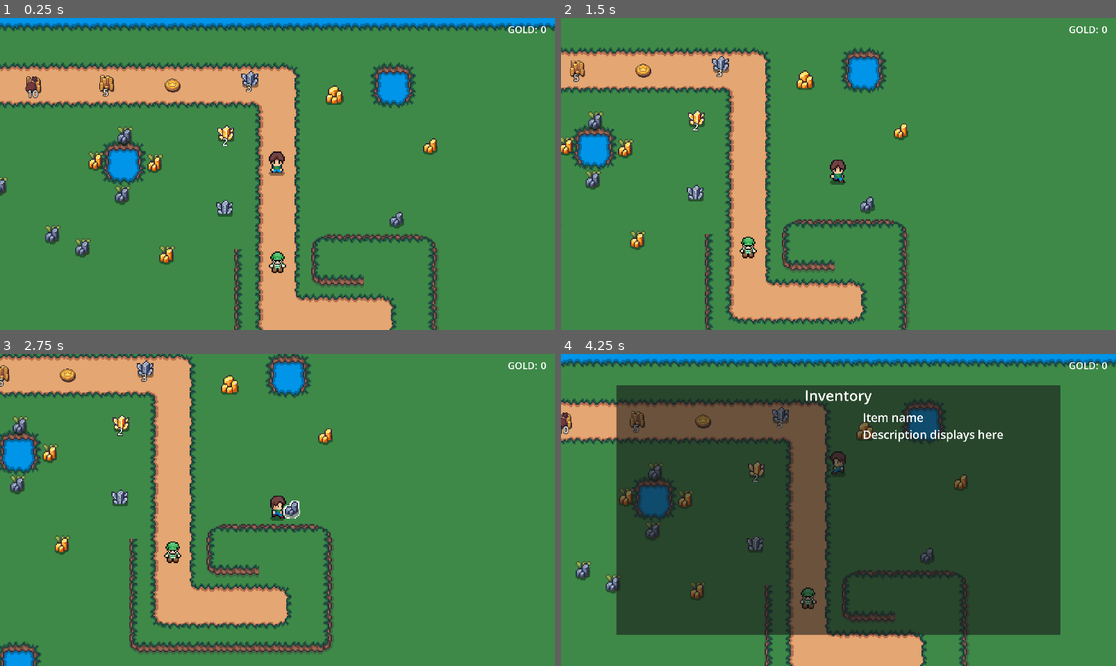
Above: before the commit, frames 1-4 (two rows, left to right).
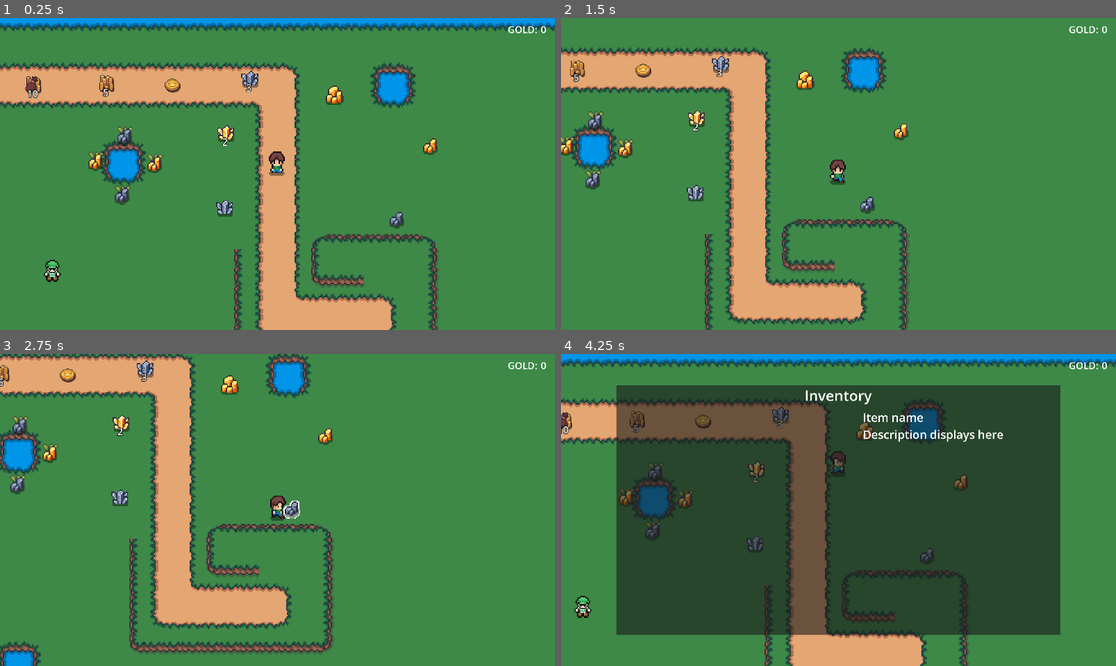
Above: after the commit, the same moments.

Repository: esasiela/hc-adventure-game
Game: Godot game, scene res://scenes/main.tscn
Same seed, same stepped clock (60 frames per second), same inputs: the game is played once before the commit and once after it.
Inputs:
- Up to frame 1 (0.25 s): no input
- Up to frame 2 (1.5 s): tap Enter at 0.5 s; hold Right (right) 0.53-1.28 s; hold E (interact) 0.53-1.28 s; hold Down (down) from 1.28 s (still down); tap E (interact) at 1.35 s
- Up to frame 3 (2.75 s): release Down (down) at 2.03 s; hold Right (right) from 2.03 s (still down); hold E (interact) from 2.03 s (still down)
- Up to frame 4 (4.25 s): release Right (right) at 2.78 s; release E (interact) at 2.78 s; hold Up (up) 2.78-3.53 s; tap E (interact) at 2.85 s; hold Left (left) from 3.53 s (still down); hold E (interact) from 3.53 s (still down); tap I (inventory_toggle) at 4.15 s

The runs differ from the first frame. In frame 1, 0.8% of the frame differs, in the area x 0-52%, y 51-85%; in frame 2, 0.3%; in frame 3, 0.3%; in frame 4, 0.7%.

Commit message:
Add dialogue ui

Diff:
--- /dev/null
+++ b/dialogue/dialogue.gd
@@ -0,0 +1,5 @@
+class_name Dialogue
+extends Resource
+
+@export var lines: Array[DialogueLine] = []
+@export var choices: Array[DialogueChoice] = []
--- /dev/null
+++ b/dialogue/dialogue_choice.gd
@@ -0,0 +1,6 @@
+class_name DialogueChoice
+extends Resource
+
+
+@export var text: String = ""
+@export var action: String = "close"
--- /dev/null
+++ b/dialogue/dialogue_line.gd
@@ -0,0 +1,6 @@
+class_name DialogueLine
+extends Resource
+
+
+@export var speaker: String = ""
+@export_multiline var text: String = ""
--- /dev/null
+++ b/dialogue/villager_greeting.tres
@@ -0,0 +1,29 @@
+[gd_resource type="Resource" script_class="Dialogue" format=3 uid="uid://dmmfjgihqcro2"]
+
+[ext_resource type="Script" uid="uid://bcq7s40seq3ik" path="res://dialogue/dialogue_choice.gd" id="1_h40yd"]
+[ext_resource type="Script" uid="uid://baauah4044ivb" path="res://dialogue/dialogue_line.gd" id="2_65jxs"]
+[ext_resource type="Script" uid="uid://duy33n3rk3o2f" path="res://dialogue/dialogue.gd" id="3_ag6kv"]
+
+[sub_resource type="Resource" id="Resource_ag6kv"]
+script = ExtResource("1_h40yd")
+text = "Goodbye"
+metadata/_custom_type_script = "uid://bcq7s40seq3ik"
+
+[sub_resource type="Resource" id="Resource_h40yd"]
+script = ExtResource("2_65jxs")
+speaker = "Villager"
+text = "Oh, hello there! Lovely day, isn't it?
+this is a very long line that i'm gonna keep typing and typing and it will fill enough to wrap."
+metadata/_custom_type_script = "uid://baauah4044ivb"
+
+[sub_resource type="Resource" id="Resource_65jxs"]
+script = ExtResource("2_65jxs")
+speaker = "Villager"
+text = "I haven't seen you around these parts before."
+metadata/_custom_type_script = "uid://baauah4044ivb"
+
+[resource]
+script = ExtResource("3_ag6kv")
+lines = Array[ExtResource("2_65jxs")]([SubResource("Resource_h40yd"), SubResource("Resource_65jxs")])
+choices = Array[ExtResource("1_h40yd")]([SubResource("Resource_ag6kv")])
+metadata/_custom_type_script = "uid://duy33n3rk3o2f"
--- a/project.godot
+++ b/project.godot
@@ -28,9 +28,24 @@
 
 player=""
 zone=""
+dialogue_ui=""
 
 [input]
 
+ui_accept={
+"deadzone": 0.5,
+"events": [Object(InputEventKey,"resource_local_to_scene":false,"resource_name":"","device":0,"window_id":0,"alt_pressed":false,"shift_pressed":false,"ctrl_pressed":false,"meta_pressed":false,"pressed":false,"keycode":4194309,"physical_keycode":0,"key_label":0,"unicode":0,"location":0,"echo":false,"script":null)
+, Object(InputEventKey,"resource_local_to_scene":false,"resource_name":"","device":0,"window_id":0,"alt_pressed":false,"shift_pressed":false,"ctrl_pressed":false,"meta_pressed":false,"pressed":false,"keycode":4194310,"physical_keycode":0,"key_label":0,"unicode":0,"location":0,"echo":false,"script":null)
+, Object(InputEventKey,"resource_local_to_scene":false,"resource_name":"","device":0,"window_id":0,"alt_pressed":false,"shift_pressed":false,"ctrl_pressed":false,"meta_pressed":false,"pressed":false,"keycode":32,"physical_keycode":0,"key_label":0,"unicode":32,"location":0,"echo":false,"script":null)
+, Object(InputEventJoypadButton,"resource_local_to_scene":false,"resource_name":"","device":-1,"button_index":0,"pressure":0.0,"pressed":true,"script":null)
+]
+}
+ui_cancel={
+"deadzone": 0.5,
+"events": [Object(InputEventKey,"resource_local_to_scene":false,"resource_name":"","device":0,"window_id":0,"alt_pressed":false,"shift_pressed":false,"ctrl_pressed":false,"meta_pressed":false,"pressed":false,"keycode":4194305,"physical_keycode":0,"key_label":0,"unicode":0,"location":0,"echo":false,"script":null)
+, Object(InputEventJoypadButton,"resource_local_to_scene":false,"resource_name":"","device":-1,"button_index":1,"pressure":0.0,"pressed":true,"script":null)
+]
+}
 left={
 "deadzone": 0.2,
 "events": [Object(InputEventKey,"resource_local_to_scene":false,"resource_name":"","device":-1,"window_id":0,"alt_press …(195 unchanged characters)…
--- a/scenes/main.tscn
+++ b/scenes/main.tscn
@@ -2,6 +2,7 @@
 
 [ext_resource type="PackedScene" uid="uid://b816qqkko7tnc" path="res://scenes/zones/zone.tscn" id="1_o5qli"]
 [ext_resource type="PackedScene" uid="uid://t6fqeecha0yj" path="res://scenes/ui/inventory_ui.tscn" id="2_0wfyh"]
+[ext_resource type="PackedScene" uid="uid://chcm47bg56cr6" path="res://scenes/ui/dialogue_ui.tscn" id="3_jyhfs"]
 [ext_resource type="PackedScene" uid="uid://c1hvf17j858x4" path="res://scenes/ui/gold_overlay.tscn" id="3_sugp2"]
 
 [node name="Main" type="Node2D" unique_id=1083891039]
@@ -10,4 +11,6 @@
 
 [node name="InventoryUI" parent="." unique_id=1237190782 instance=ExtResource("2_0wfyh")]
 
+[node name="DialogueUI" parent="." unique_id=1351978307 groups=["dialogue_ui"] instance=ExtResource("3_jyhfs")]
+
 [node name="GoldOverlay" parent="." unique_id=245660110 instance=ExtResource("3_sugp2")]
--- a/scenes/npcs/npc.tscn
+++ b/scenes/npcs/npc.tscn
@@ -1,28 +1,30 @@
 [gd_scene format=3 uid="uid://q8xeyu0a0hp8"]
 
 [ext_resource type="Script" uid="uid://dd7cstgoted7" path="res://scripts/npc.gd" id="1_5ejjj"]
+[ext_resource type="PackedScene" uid="uid://ugu74liv03kx" path="res://scenes/interactable.tscn" id="1_ivh6b"]
 [ext_resource type="Texture2D" uid="uid://b4tn0o7rjfb5d" path="res://assets/images/isaiah658/Green-Cap-Character-16x18.png" id="2_m5fb5"]
 [ext_resource type="Texture2D" uid="uid://dkqprriovne61" path="res://assets/images/items/shikashi/tile003.png" id="3_5ejjj"]
+[ext_resource type="Resource" uid="uid://dmmfjgihqcro2" path="res://dialogue/villager_greeting.tres" id="3_uit3j"]
 
-[sub_resource type="CircleShape2D" id="CircleShape2D_5ejjj"]
+[sub_resource type="CircleShape2D" id="CircleShape2D_p1a37"]
 
-[node name="Npc" type="Area2D" unique_id=391410755]
-collision_layer = 16
-collision_mask = 16
+[node name="NPC" unique_id=1751764694 instance=ExtResource("1_ivh6b")]
 script = ExtResource("1_5ejjj")
-metadata/_custom_type_script = "uid://bwh3tj30fgxko"
-metadata/_edit_group_ = true
+display_name = "Villager"
+dialogue = ExtResource("3_uit3j")
+portrait = null
 
-[node name="Sprite2D" type="Sprite2D" parent="." unique_id=949810608]
+[node name="Sprite2D" type="Sprite2D" parent="." index="1" unique_id=923734743]
 texture = ExtResource("2_m5fb5")
 region_enabled = true
 region_rect = Rect2(0, 0, 16, 18)
 
-[node name="CollisionShape2D" type="CollisionShape2D" parent="." unique_id=1278372703]
-shape = SubResource("CircleShape2D_5ejjj")
+[node name="InteractIndicator" type="Sprite2D" parent="." index="2" unique_id=1385889537]
+position = Vector2(1, -17.000002)
+scale = Vector2(0.625, 0.56249994)
+texture = ExtResource("3_5ejjj")
 
-[node name="InteractIndicator" type="Sprite2D" parent="." unique_id=1271443950]
-visible = false
-position = Vector2(0, -17)
-scale = Vector2(0.5, 0.5625)
-texture = ExtResource("3_5ejjj")
+[node name="HitBox" type="StaticBody2D" parent="." index="3" unique_id=1243924056]
+
+[node name="CollisionShape2D" type="CollisionShape2D" parent="HitBox" index="0" unique_id=1140847653]
+shape = SubResource("CircleShape2D_p1a37")
--- /dev/null
+++ b/scenes/ui/dialogue_ui.tscn
@@ -0,0 +1,65 @@
+[gd_scene format=3 uid="uid://chcm47bg56cr6"]
+
+[ext_resource type="Script" uid="uid://do23o22j68yja" path="res://scripts/dialogue_ui.gd" id="1_y3syv"]
+
+[node name="DialogueUI" type="CanvasLayer" unique_id=1351978307]
+script = ExtResource("1_y3syv")
+
+[node name="Panel" type="Panel" parent="." unique_id=1039856166]
+anchors_preset = -1
+anchor_left = 0.1
+anchor_top = 0.7
+anchor_right = 0.9
+anchor_bottom = 0.95
+
+[node name="MarginContainer" type="MarginContainer" parent="Panel" unique_id=747304544]
+layout_mode = 1
+anchors_preset = 15
+anchor_right = 1.0
+anchor_bottom = 1.0
+grow_horizontal = 2
+grow_vertical = 2
+theme_override_constants/margin_left = 30
+theme_override_constants/margin_top = 30
+theme_override_constants/margin_right = 30
+theme_override_constants/margin_bottom = 30
+
+[node name="Root" type="VBoxContainer" parent="Panel/MarginContainer" unique_id=2102139325]
+layout_mode = 2
+theme_override_constants/separation = 16
+
+[node name="SpeakerLabel" type="Label" parent="Panel/MarginContainer/Root" unique_id=217410828]
+custom_minimum_size = Vector2(200, 40)
+layout_mode = 2
+theme_override_font_sizes/font_size = 40
+text = "Speaker"
+
+[node name="Body" type="HBoxContainer" parent="Panel/MarginContainer/Root" unique_id=1923144942]
+layout_mode = 2
+size_flags_vertical = 3
+theme_override_constants/separation = 20
+
+[node name="PortraitTexture" type="TextureRect" parent="Panel/MarginContainer/Root/Body" unique_id=242337042]
+custom_minimum_size = Vector2(128, 128)
+layout_mode = 2
+stretch_mode = 5
+
+[node name="TextLabel" type="Label" parent="Panel/MarginContainer/Root/Body" unique_id=1544412421]
+layout_mode = 2
+size_flags_horizontal = 3
+size_flags_vertical = 1
+theme_override_font_sizes/font_size = 40
+text = "Dialogue text appears here..."
+autowrap_mode = 2
+
+[node name="Footer" type="HBoxContainer" parent="Panel/MarginContainer/Root" unique_id=1593972262]
+layout_mode = 2
+alignment = 2
+
+[node name="ChoicesContainer" type="VBoxContainer" parent="Panel/MarginContainer/Root/Footer" unique_id=401563582]
+layout_mode = 2
+
+[node name="ContinueHint" type="Label" parent="Panel/MarginContainer/Root/Footer" unique_id=2095505111]
+layout_mode = 2
+theme_override_font_sizes/font_size = 40
+text = "CROSS or 'e' to continue, CIRCLE or `ESC` to exit"
--- a/scenes/zones/zone.tscn
+++ b/scenes/zones/zone.tscn
@@ -10,6 +10,7 @@
 [ext_resource type="PackedScene" uid="uid://cqf6igx865dyw" path="res://scenes/harvest_node.tscn" id="6_q5xik"]
 [ext_resource type="PackedScene" uid="uid://q8xeyu0a0hp8" path="res://scenes/npcs/npc.tscn" id="6_vbgk0"]
 [ext_resource type="Resource" uid="uid://dlmfc2brf566g" path="res://harvest_nodes/copper_spawn_profile.tres" id="7_1mmwj"]
+[ext_resource type="Texture2D" uid="uid://bf67g3wms3qsh" path="res://assets/images/items/shikashi/tile266.png" id="7_v7mmq"]
 [ext_resource type="Resource" uid="uid://c6jjx7eaesfn1" path="res://harvest_nodes/stone_node.tres" id="7_ye06x"]
 [ext_resource type="Resource" uid="uid://bkyrv8wqinhoy" path="res://harvest_nodes/copper_vein.tres" id="8_0urh0"]
 [ext_resource type="PackedScene" uid="uid://dj5l165kosjrq" path="res://scenes/world_item.tscn" id="8_4bvwj"]
@@ -130,8 +131,9 @@
 
 [node name="NPCs" type="Node2D" parent="." unique_id=201251385]
 
-[node name="Npc" parent="NPCs" unique_id=391410755 instance=ExtResource("6_vbgk0")]
-position = Vector2(360, 203)
+[node name="NPC" parent="NPCs" unique_id=1751764694 instance=ExtResource("6_vbgk0")]
+position = Vector2(173, 210)
+portrait = ExtResource("7_v7mmq")
 
 [node name="HarvestNodeMarkers" type="Node2D" parent="." unique_id=347710378]
 
@@ -144,7 +146,7 @@
 spawn_profile = ExtResource("7_1mmwj")
 
 [node name="Copper3" parent="HarvestNodeMarkers" unique_id=126805563 instance=ExtResource("6_0urh0")]
-position = Vector2(268, 197)
+position = Vector2(106, 98)
 spawn_profile = ExtResource("7_1mmwj")
 
 [node name="Stone1" parent="HarvestNodeMarkers" unique_id=1240055130 instance=ExtResource("6_0urh0")]
@@ -156,20 +158,20 @@
 spawn_profile = ExtResource("8_vbgk0")
 
 [node name="Stone3" parent="HarvestNodeMarkers" unique_id=1306678520 instance=ExtResource("6_0urh0")]
-position = Vector2(173, 180)
+position = Vector2(107, 203)
 spawn_profile = ExtResource("8_vbgk0")
 
 [node name="Stone4" parent="HarvestNodeMarkers" unique_id=240886826 instance=ExtResource("6_0urh0")]
-position = Vector2(198, 191)
+position = Vector2(110, 237)
 spawn_profile = ExtResource("8_vbgk0")
 
 [node name="Stone5" parent="HarvestNodeMarkers" unique_id=1167927558 instance=ExtResource("6_0urh0")]
-position = Vector2(129, 140)
+position = Vector2(106, 141)
 spawn_profile = ExtResource("8_vbgk0")
 
 [node name="HarvestNodes" type="Node2D" parent="." unique_id=1725551045]
 
-[node name="Copper" parent="HarvestNodes" unique_id=1751764694 instance=ExtResource("6_q5xik")]
+[node name="Copper" parent="HarvestNodes" unique_id=1050311238 instance=ExtResource("6_q5xik")]
 position = Vector2(487, 106)
 node_type = ExtResource("8_0urh0")
 
--- /dev/null
+++ b/scripts/dialogue_ui.gd
@@ -0,0 +1,88 @@
+class_name DialogueUI
+extends CanvasLayer
+
+@onready var speaker_label: Label = $Panel/MarginContainer/Root/SpeakerLabel
+@onready var text_label: Label = $Panel/MarginContainer/Root/Body/TextLabel
+@onready var portrait_texture: TextureRect = $Panel/MarginContainer/Root/Body/PortraitTexture
+@onready var choices_container: VBoxContainer = $Panel/MarginContainer/Root/Footer/ChoicesContainer
+@onready var continue_hint: Label = $Panel/MarginContainer/Root/Footer/ContinueHint
+
+var current_dialogue: Dialogue
+var current_line_index: int = 0
+
+signal closed
+signal choice_selected(action: String)
+
+func _ready() -> void:
+	visible = false
+
+func show_dialogue(dialogue: Dialogue, npc: NPC = null) -> void:
+	current_dialogue = dialogue
+	current_line_index = 0
+
+	if npc and npc.portrait:
+		portrait_texture.texture = npc.portrait
+		portrait_texture.visible = true
+	else:
+		portrait_texture.visible = false
+
+	visible = true
+	_show_current_line()
+
+func _show_current_line() -> void:
+	var line: DialogueLine = current_dialogue.lines[current_line_index]
+	speaker_label.text = line.speaker
+	text_label.text = line.text
+
+	var is_last_line := current_line_index == current_dialogue.lines.size() - 1
+
+	if is_last_line:
+		continue_hint.visible = false
+		_show_choices()
+	else:
+		continue_hint.visible = true
+		_clear_choices()
+
+func _show_choices() -> void:
+	_clear_choices()
+	for choice in current_dialogue.choices:
+		var button := Button.new()
+		button.add_theme_font_size_override("font_size", 40)
+		button.text = choice.text
+		button.pressed.connect(_on_choice_pressed.bind(choice.action))
+		choices_container.add_child(button)
+
+	# focus the first choice for controller nav
+	if choices_container.get_child_count() > 0:
+		choices_container.get_child(0).grab_focus.call_deferred()
+		print("focusing button: ", choices_container.get_child(0))
+
+func _clear_choices() -> void:
+	for child in choices_container.get_children():
+		child.queue_free()
+
+func _on_choice_pressed(action: String) -> void:
+	choice_selected.emit(action)
+	if action == "close":
+		close()
+
+func close() -> void:
+	visible = false
+	_clear_choices()
+	closed.emit()
+
+func _unhandled_input(event: InputEvent) -> void:
+	if not visible:
+		return
+
+	if event.is_action_pressed("ui_cancel"):
+		close()
+		get_viewport().set_input_as_handled()
+		return
+
+	if event.is_action_pressed("interact"):
+		# advance to next line, or do nothing if on last line (choices handle it)
+		if current_line_index < current_dialogue.lines.size() - 1:
+			current_line_index += 1
+			_show_current_line()
+		get_viewport().set_input_as_handled()
--- a/scripts/inventory_ui.gd
+++ b/scripts/inventory_ui.gd
@@ -22,6 +22,9 @@
 
 func _unhandled_input(event: InputEvent) -> void:
 	if event.is_action_pressed("inventory_toggle"):
+		var dialogue_ui := get_tree().get_first_node_in_group("dialogue_ui") as DialogueUI
+		if dialogue_ui and dialogue_ui.visible:
+			return
 		toggle()
 		get_viewport().set_input_as_handled()
 
--- a/scripts/npc.gd
+++ b/scripts/npc.gd
@@ -3,6 +3,8 @@
 
 
 @export var display_name: String = "Villager"
+@export var dialogue: Dialogue
+@export var portrait: Texture2D
 
 @onready var interact_indicator: Sprite2D = $InteractIndicator
 
@@ -18,4 +20,7 @@
 	interact_indicator.visible = false
 
 func talk_to(player: Player) -> void:
-	print("You're talking to ", display_name)
+	if not dialogue:
+		return
+	var dialogue_ui := get_tree().get_first_node_in_group("dialogue_ui") as DialogueUI
+	dialogue_ui.show_dialogue(dialogue, self)
--- a/scripts/player.gd
+++ b/scripts/player.gd
@@ -2,7 +2,7 @@
 class_name Player
 
 
-enum State { IDLE, WALKING, MINING }
+enum State { IDLE, WALKING, TALKING, MINING }
 var state: State = State.IDLE
 
 enum Facing { DOWN, UP, LEFT, RIGHT }
@@ -49,6 +49,11 @@
 
 
 func update_movement() -> void:
+	# exit early for immobile states
+	if state == State.TALKING:
+		velocity = Vector2.ZERO
+		return
+
 	# Get the input direction and handle the movement/deceleration.
 	# As good practice, you should replace UI actions with custom gameplay actions.
 	var direction := Input.get_vector("left", "right", "up", "down")
@@ -96,9 +101,11 @@
 			if interact_target is HarvestNode:
 				change_state(State.MINING)
 			elif interact_target is NPC:
-				(interact_target as NPC).talk_to(self)
+				change_state(State.TALKING)
+
 	if event.is_action_pressed("inventory_toggle"):
 		print("inventory toggle pressed")
+
 	if event.is_action_pressed("gold_debug"):
 		PlayerData.add_gold(1)
 
@@ -115,6 +122,7 @@
 func _exit_state(old_state: State) -> void:
 	match old_state:
 		State.MINING: _exit_state_mining()
+		State.TALKING: pass
 		State.WALKING: pass
 		State.IDLE: pass
 
@@ -122,12 +130,25 @@
 func _enter_state(new_state: State) -> void:
 	match new_state:
 		State.MINING: _enter_state_mining()
+		State.TALKING: _enter_state_talking()
 		State.WALKING: pass
 		State.IDLE: _enter_state_idle()
 
 
 func _enter_state_idle() -> void:
 	play_directional_animation("idle")
+
+
+func _enter_state_talking() -> void:
+	play_directional_animation("idle")
+	var dialogue_ui := get_tree().get_first_node_in_group("dialogue_ui") as DialogueUI
+	if not dialogue_ui.closed.is_connected(_on_dialogue_closed):
+		dialogue_ui.closed.connect(_on_dialogue_closed)
+	(interact_target as NPC).talk_to(self)
+
+
+func _on_dialogue_closed() -> void:
+	change_state(State.IDLE)
 
 
 func _enter_state_mining() -> void:
Not shown, added: dialogue/dialogue.gd.uid
Not shown, added: dialogue/dialogue_choice.gd.uid
Not shown, added: dialogue/dialogue_line.gd.uid
Not shown, added: scripts/dialogue_ui.gd.uid
